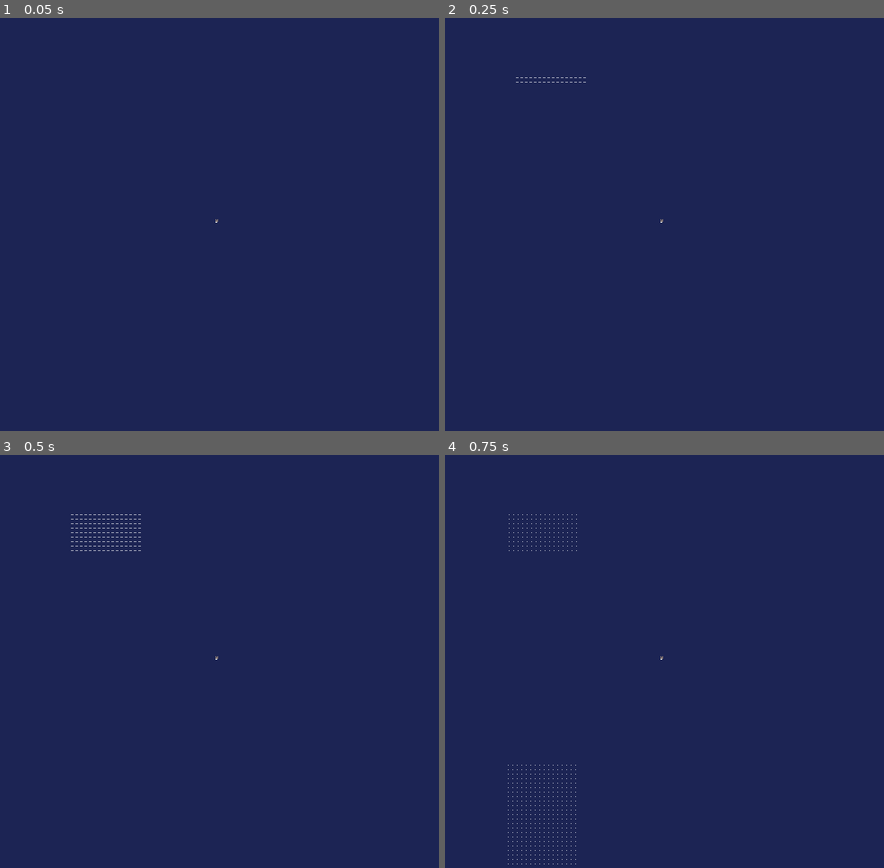
Above: before the commit, frames 1-4 (two rows, left to right).
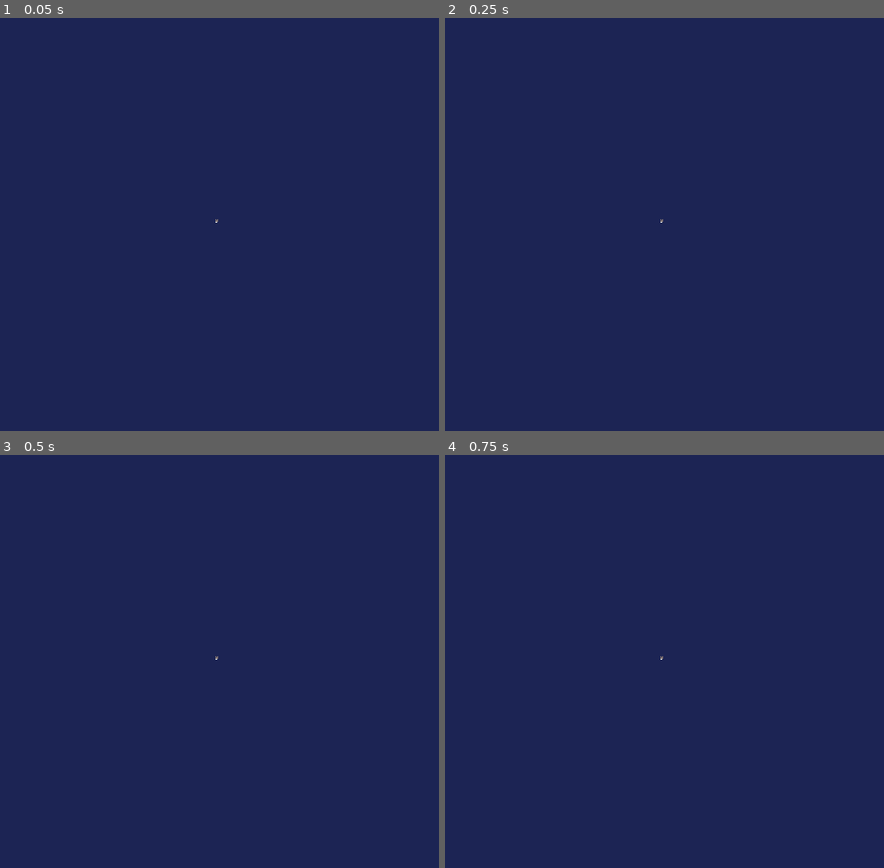
Above: after the commit, the same moments.

Repository: DennisSmuda/godot-chunking-system
Game: Godot game, scene res://scenes/Main.tscn
The game is run twice, just before and just after one commit, with the same random seed, the same clock (stepped at 60 frames per second) and the same inputs.
Inputs:
- Up to frame 1 (0.05 s): no input
- Up to frame 2 (0.25 s): no input
- Up to frame 3 (0.5 s): no input
- Up to frame 4 (0.75 s): tap Enter at 0.5 s; hold L (right) from 0.53 s (still down)

Frame 1 is identical in both runs. In frame 2, less than 0.1% of the frame differs, in the area x 16-33%, y 14-16%; in frame 3, 0.2%; in frame 4, 0.2%, in the area x 14-31%, y 14-100%.

Commit message:
added sand + made code nice and typed

Diff:
--- a/project.godot
+++ b/project.godot
@@ -8,8 +8,14 @@
 
 config_version=4
 
-_global_script_classes=[  ]
+_global_script_classes=[ {
+"base": "Node2D",
+"class": "Chunk",
+"language": "GDScript",
+"path": "res://scenes/Chunk.gd"
+} ]
 _global_script_class_icons={
+"Chunk": ""
 }
 
 [application]
@@ -22,6 +28,10 @@
 
 GameWorld="*res://src/World.gd"
 Events="*res://src/Events.gd"
+
+[debug]
+
+gdscript/warnings/return_value_discarded=false
 
 [display]
 
--- a/scenes/Camera2D.gd
+++ b/scenes/Camera2D.gd
@@ -1,27 +1,20 @@
 extends Camera2D
 
-var target_zoom = Vector2(2.5, 2.5)
+var target_zoom: Vector2 = Vector2(2.5, 2.5)
+var zoom_factor: float = 0.25
 
 
-# Declare member variables here. Examples:
-# var a = 2
-# var b = "text"
-
-
-# Called when the node enters the scene tree for the first time.
-func _ready():
-	pass # Replace with function body.
-
-func _input(_ev):
-	if Input.is_action_pressed("ui_up"):
-		target_zoom.x -= 0.5
-		target_zoom.y -= 0.5
+# zoom with up/down keys
+func _input(_ev: InputEvent) -> void:
+	if Input.is_action_pressed("ui_up") and target_zoom.x > 0.5:
+		target_zoom.x -= zoom_factor
+		target_zoom.y -= zoom_factor
 
 	if Input.is_action_pressed("ui_down"):
-		target_zoom.x += 0.5
-		target_zoom.y += 0.5
+		target_zoom.x += zoom_factor
+		target_zoom.y += zoom_factor
 
 
 # Called every frame. 'delta' is the elapsed time since the previous frame.
-func _process(_delta):
+func _process(_delta: float) -> void:
 	zoom = lerp(zoom, target_zoom, 0.4)
--- a/scenes/Chunk.gd
+++ b/scenes/Chunk.gd
@@ -1,27 +1,27 @@
+class_name Chunk
 extends Node2D
 
 const _Water = preload("res://scenes/tiles/Water.tscn")
+const _Sand = preload("res://scenes/tiles/Sand.tscn")
 const _Grass = preload("res://scenes/tiles/Grass.tscn")
 
-var chunk_size := 32.0
-var noise = null
+var chunk_size: float = 32.0
+var noise: OpenSimplexNoise = null
 
-var chunk_x = 0
-var chunk_y = 0
+var chunk_x: int = 0
+var chunk_y: int = 0
+
+var size_rect: Rect2
+var grid: Array = []
 
 var should_remove := false
-
-var water_tiles := []
-
-var size_rect: Rect2
-var grid = []
 
 
 ##
 # Initializes the whole 2d chunk and
 # spawns grass/water tiles based on noise value
 ##
-func _ready():
+func _ready() -> void:
 	size_rect = Rect2(
 		Vector2(chunk_x * 16, (chunk_y - chunk_size / 2) * 16),
 		Vector2(chunk_size * 16, chunk_size * 16)
@@ -35,11 +35,12 @@
 				new_grass.position = Vector2(x * 16, y * 16)
 				add_child(new_grass)
 			elif value > 0.33:
-				var new_sand = _Grass.instance()  # TODO: Make Sand
+				var new_sand = _Sand.instance()
 				new_sand.position = Vector2(x * 16, y * 16)
 				add_child(new_sand)
-			else:
-				var new_water = _Water.instance()
-				new_water.position = Vector2(x * 16, y * 16)
-				add_child(new_water)
-				water_tiles.append(new_water)
+
+			### little heavy on performance, should probably use tilemaps instead to display more sprites at once
+			# else:
+			# 	var new_water = _Water.instance()
+			# 	new_water.position = Vector2(x * 16, y * 16)
+			# 	add_child(new_water)
--- a/scenes/Player.gd
+++ b/scenes/Player.gd
@@ -3,16 +3,16 @@
 var move_speed = 256
 
 var new_body_velocity: Vector2 = Vector2(0, 0)
-var direction_vector := Vector2(0, 0)
+var direction_vector: Vector2 = Vector2(0, 0)
 
 
-func _ready():
+# ready function
+func _ready() -> void:
 	Events.emit_signal("player_move", global_position)
 
-	print("Player INIT!", Events)
 
-
-func _input(_event):
+# movement inputs
+func _input(_event: InputEvent) -> void:
 	if Input.is_action_pressed("left"):
 		direction_vector = Vector2(-1, 0)
 	if Input.is_action_pressed("right"):
@@ -25,13 +25,15 @@
 		direction_vector = Vector2(0, 0)
 
 
-func _physics_process(_delta):
+# process
+func _physics_process(_delta: float) -> void:
 	new_body_velocity = Vector2(0, 0)
+
 	var body_velocity = linear_velocity
-
 	new_body_velocity += direction_vector * move_speed
 
-	var newVelocity = body_velocity.linear_interpolate(new_body_velocity, 0.2)
+	var newVelocity = body_velocity.linear_interpolate(new_body_velocity, 0.15)
 	linear_velocity = newVelocity
+
 	if linear_velocity.length() > 0.5:
 		Events.emit_signal("player_move", global_position)
--- /dev/null
+++ b/scenes/tiles/Sand.tscn
@@ -0,0 +1,17 @@
+[gd_scene load_steps=4 format=2]
+
+[ext_resource path="res://assets/tiles/sand_top_1.png" type="Texture" id=1]
+[ext_resource path="res://assets/tiles/sand_top_2.png" type="Texture" id=2]
+
+[sub_resource type="RectangleShape2D" id=1]
+
+[node name="Sand" type="StaticBody2D"]
+
+[node name="Sprite" type="Sprite" parent="."]
+texture = ExtResource( 1 )
+
+[node name="dot" type="Sprite" parent="."]
+texture = ExtResource( 2 )
+
+[node name="CollisionShape2D" type="CollisionShape2D" parent="."]
+shape = SubResource( 1 )
--- a/scenes/tiles/Water.tscn
+++ b/scenes/tiles/Water.tscn
@@ -3,5 +3,6 @@
 [ext_resource path="res://assets/tiles/water.png" type="Texture" id=1]
 
 [node name="Water" type="Sprite"]
+visible = false
 modulate = Color( 1, 1, 1, 0.52549 )
 texture = ExtResource( 1 )
--- a/src/Events.gd
+++ b/src/Events.gd
@@ -3,4 +3,6 @@
 ##
 # Global Signals
 ##
+
+# warnings-disable
 signal player_move(position)
--- a/src/World.gd
+++ b/src/World.gd
@@ -1,27 +1,28 @@
 extends Node
 
 const _Chunk = preload("res://scenes/Chunk.tscn")
+
+var spawn_thread: Thread
+var kill_thread: Thread
+var update_timer: Timer
+
+var player_pos: Vector2
+var last_player_pos: Vector2 = Vector2.ZERO
+
+var chunk_size: int = 16
+
+var chunks: Dictionary = {}
+var unready_chunks: Dictionary = {}
+var chunk_radius: int = 2
+
 onready var noise = OpenSimplexNoise.new()
-
-var player_pos
-var last_player_pos = Vector2.ZERO
-
-var chunk_size := 16.0
-
-var chunks := {}
-var unready_chunks = {}
-var chunk_radius = 2
-
-var spawn_thread
-var kill_thread
-var update_timer
 
 
 ##
 # World.gd is a global script that loads/unloads chunks of tiles
 # depending on the player's position
 ##
-func _ready():
+func _ready() -> void:
 	spawn_thread = Thread.new()
 	kill_thread = Thread.new()
 
@@ -46,8 +47,8 @@
 ##
 # add a chunk at pos(x, y)
 ##
-func add_chunk(x, y):
-	var key = str(x) + "," + str(y)
+func add_chunk(x: int, y: int) -> void:
+	var key: String = str(x) + "," + str(y)
 
 	# return if chunk exists
 	if chunks.has(key) or unready_chunks.has(key):
@@ -55,22 +56,22 @@
 
 	# start loading a new chunk if a spawn_thread is available
 	if not spawn_thread.is_active():
+		unready_chunks[key] = 1
 		spawn_thread.start(self, "load_chunk", [spawn_thread, x, y])
-		unready_chunks[key] = 1
 
 
 # load a new chunk in a spawn_thread
-func load_chunk(arr):
-	var _thread = arr[0]
-	var x = arr[1]
-	var y = arr[2]
+func load_chunk(args: Array) -> void:
+	var _thread = args[0]
+	var x = args[1]
+	var y = args[2]
 
 	var new_chunk = create_chunk(x, y)
 
 	call_deferred("load_done", x, y, new_chunk, _thread)
 
 
-func load_done(x, y, chunk, _thread):
+func load_done(x: int, y: int, chunk: Chunk, _thread: Thread) -> void:
 	var key = str(x) + "," + str(y)
 	add_child(chunk)
 	chunks[key] = chunk
@@ -79,18 +80,18 @@
 
 
 # update player pos internal variable
-func on_player_move(_position):
+func on_player_move(_position: Vector2) -> void:
 	player_pos = _position
 
 
 # can also be in update -> watch for performance
-func _on_update_timer_timeout():
+func _on_update_timer_timeout() -> void:
 	set_all_chunks_to_remove()
 	determine_chunks_to_keep()
 	clean_up_chunks()
 
 
-func determine_chunks_to_keep():
+func determine_chunks_to_keep() -> void:
 	if not player_pos:
 		return
 	var p_x = floor(player_pos.x / 16 / chunk_size)
@@ -105,7 +106,7 @@
 
 
 # Look for a chunk to remove and start a kill_thread to free it
-func clean_up_chunks():
+func clean_up_chunks() -> void:
 	for key in chunks:
 		var chunk = chunks[key]
 		if chunk.should_remove:
@@ -115,7 +116,7 @@
 
 
 # free chunk inside a thread
-func free_chunk(args):
+func free_chunk(args) -> void:
 	var _chunk = args[0]
 	var _key = args[1]
 	var _thread = args[2]
@@ -127,12 +128,12 @@
 
 
 # thread wait to finish function -> if some work needs to happen after chunk deletion
-func on_free_chunk(_chunk, _key, _thread):
+func on_free_chunk(_chunk: Chunk, _key: String, _thread: Thread) -> void:
 	_thread.wait_to_finish()
 
 
 # create chunk at x,y position
-func create_chunk(x, y):
+func create_chunk(x, y) -> Chunk:
 	var new_chunk = _Chunk.instance()
 	new_chunk.noise = noise
 	new_chunk.chunk_size = chunk_size
@@ -142,7 +143,7 @@
 
 
 # get chunk at x,y position
-func get_chunk(x, y):
+func get_chunk(x, y) -> Chunk:
 	var key = str(x) + "," + str(y)
 	if chunks.has(key):
 		return chunks.get(key)
@@ -151,6 +152,6 @@
 
 
 # set all chunks to should_remove=true
-func set_all_chunks_to_remove():
+func set_all_chunks_to_remove() -> void:
 	for key in chunks:
 		chunks[key].should_remove = true
